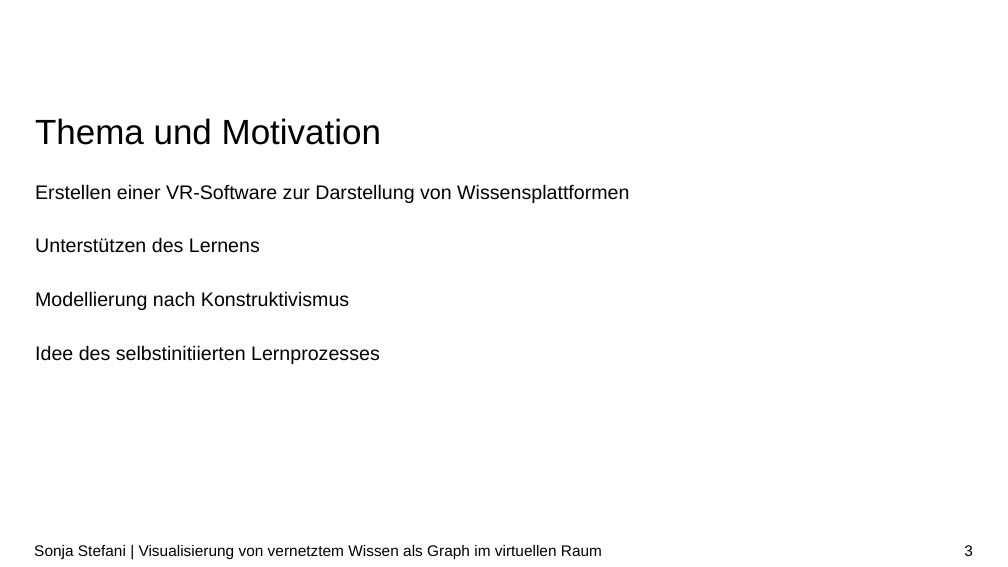
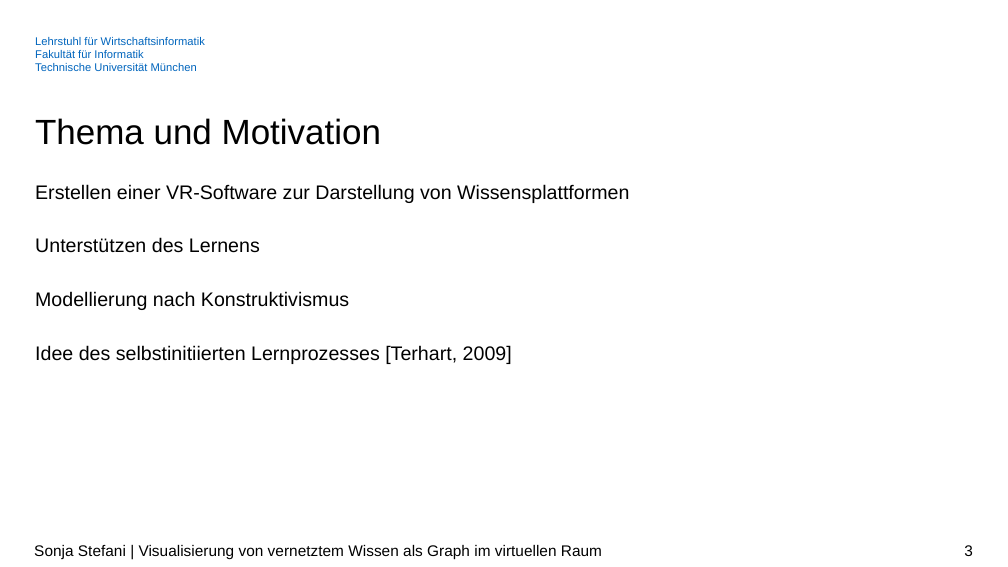
Before and after one commit to SonjaSt/knowledge-visualization-vr, a slide deck: slide 3 of Dokumente/Zwischenpraesentation_BA.pptx. Drawn at 1008x567 pixels with LibreOffice and Linux fonts; fonts in the diff are those of the drawing; background and template pictures are left out. Boxes give left, top, right and bottom in pixels: in the first picture for what was removed or moved away, otherwise in the second. Text is boxed around its words. In the diff, an @@ line names an element or a change of style, - is before the commit and + after.

```diff
--- a/Dokumente/Zwischenpraesentation_BA.pptx
+++ b/Dokumente/Zwischenpraesentation_BA.pptx
@@ text added at box(35, 37, 205, 71), 8 pt, text #0065BD @@
+Lehrstuhl für Wirtschaftsinformatik
+Fakultät für Informatik
+Technische Universität München
@@ text at box(35, 345, 512, 364): text changed @@
-Idee des selbstinitiierten Lernprozesses
+Idee des selbstinitiierten Lernprozesses [Terhart, 2009]
```
Also in this commit, not shown: 10 other slides changed, 8 slides added, 30 other files.
